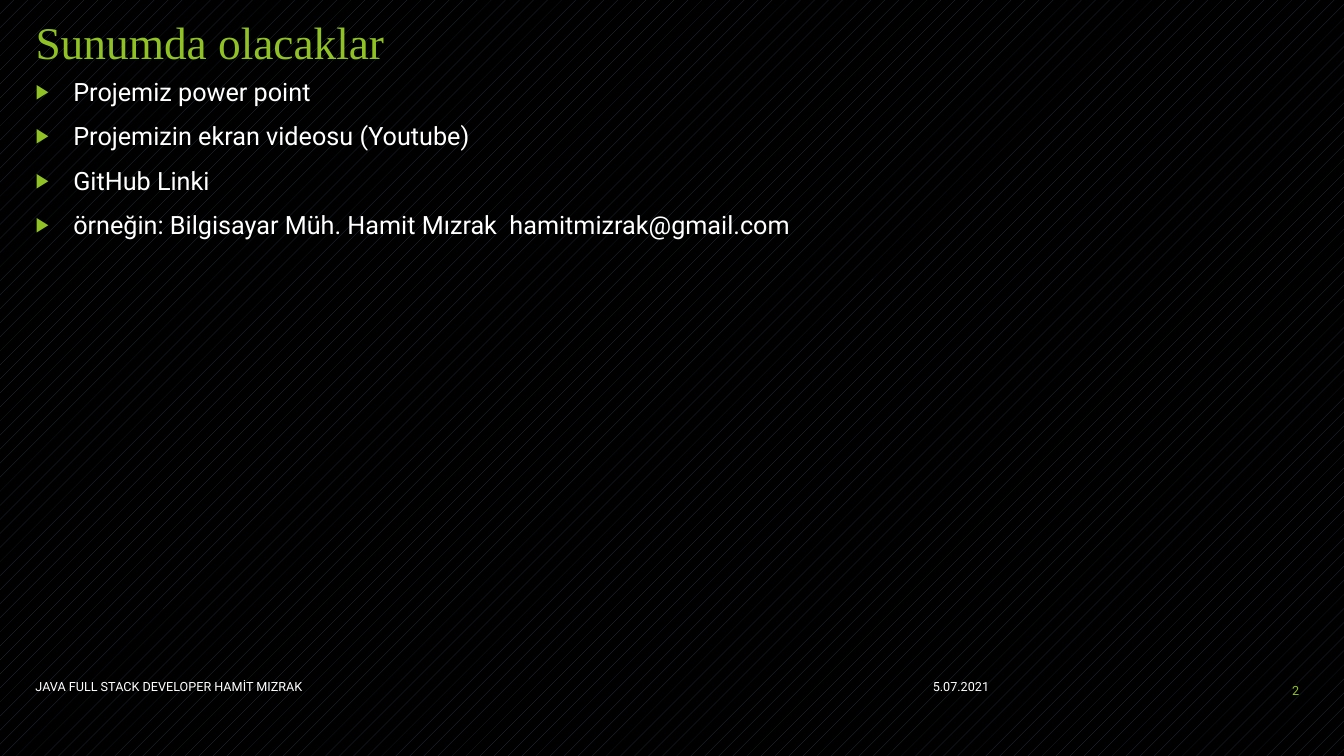
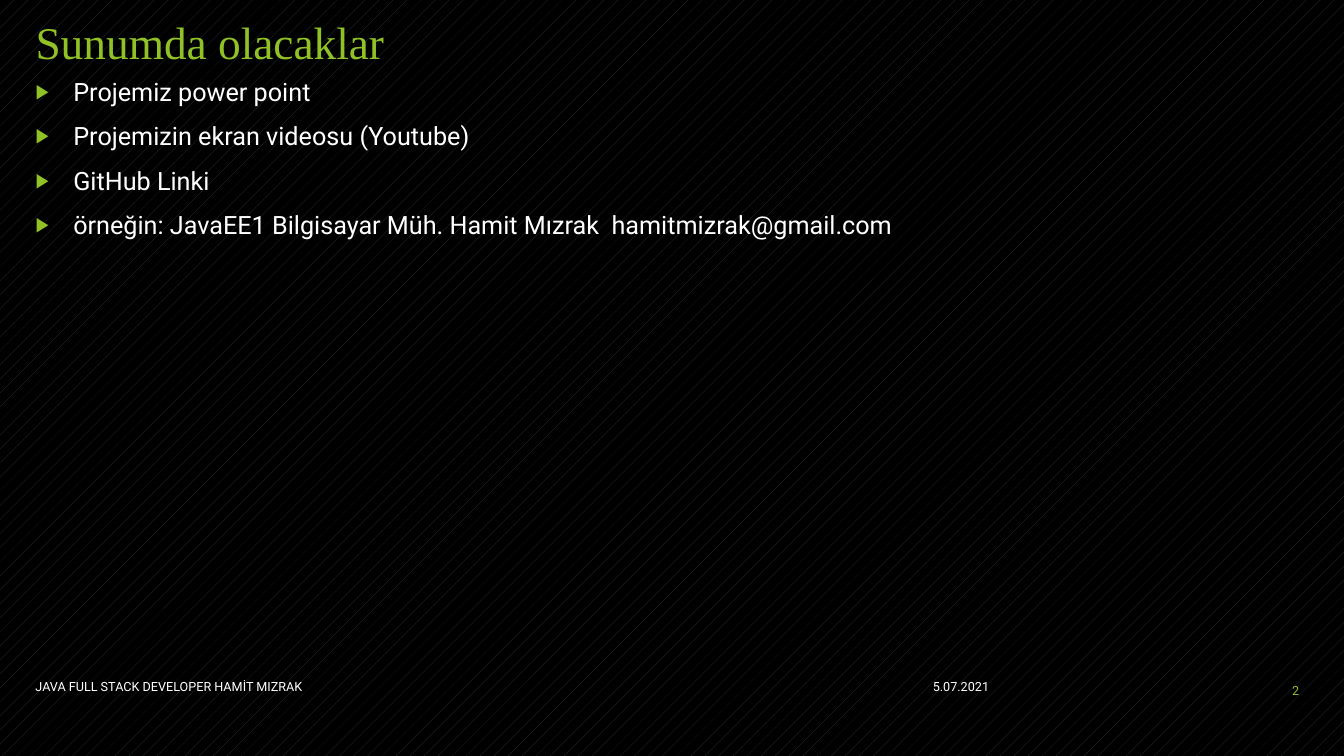
Before and after one commit to hamitmizrak/Staj-JavaEE-1, a slide deck: slide 2 of WebContent/egitim4/Java EE.pptx. Drawn at 1344x756 pixels with LibreOffice and Linux fonts; fonts in the diff are those of the drawing. Boxes give left, top, right and bottom in pixels: in the first picture for what was removed or moved away, otherwise in the second. Text is boxed around its words. In the diff, an @@ line names an element or a change of style, - is before the commit and + after.

```diff
--- a/WebContent/egitim4/Java EE.pptx
+++ b/WebContent/egitim4/Java EE.pptx
@@ text at bbox=[73, 215, 892, 240]: text changed @@
-▶ örneğin: Bilgisayar Müh. Hamit Mızrak hamitmizrak@gmail.com
+▶ örneğin: JavaEE1 Bilgisayar Müh. Hamit Mızrak hamitmizrak@gmail.com
```
Also in this commit, not shown: 6 other slides changed, 2 slides added, 4 other files.
